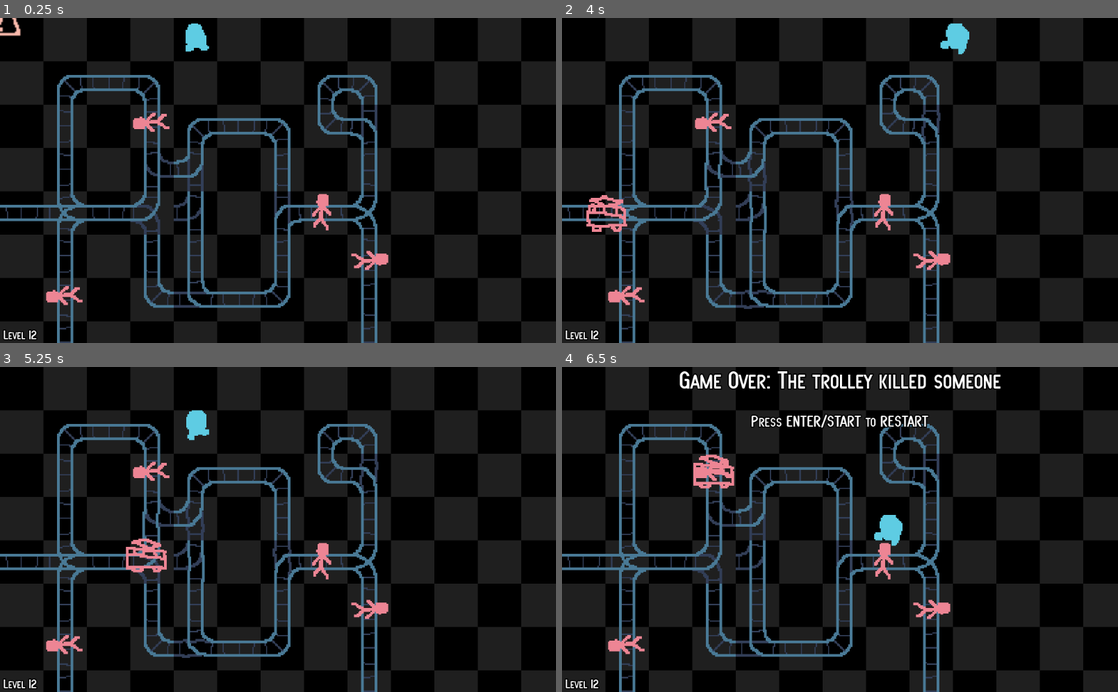
Above: before the commit, frames 1-4 (two rows, left to right).
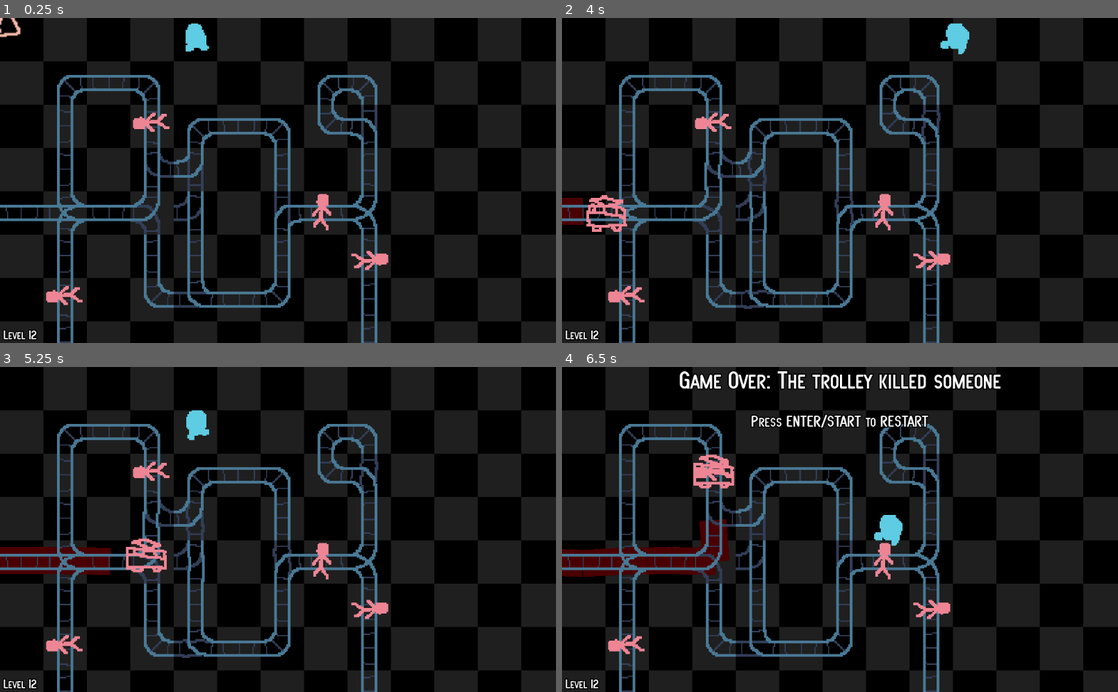
Above: after the commit, the same moments.

Repository: albertnez/ld50
Game: Godot game, scene res://scenes/world.tscn
Same seed, same stepped clock (60 frames per second), same inputs: the game is played once before the commit and once after it.
Inputs:
- Up to frame 1 (0.25 s): no input
- Up to frame 2 (4 s): tap Enter (restart) at 0.5 s; hold Right (ui_right) 0.53-1.28 s; hold Down (ui_down) 1.28-2.03 s; hold Right (ui_right) 2.03-2.78 s; hold Up (ui_up) 2.78-3.53 s; hold Left (ui_left) from 3.53 s (still down)
- Up to frame 3 (5.25 s): release Left (ui_left) at 5.03 s; hold Down (ui_down) from 5.03 s (still down)
- Up to frame 4 (6.5 s): release Down (ui_down) at 5.78 s; hold Right (ui_right) from 5.78 s (still down)

The runs differ from the first frame. In frame 1, less than 0.1% of the frame differs, in the area x 0-4%, y 0-6%; in frame 2, 0.3%; in frame 3, 1.2%; in frame 4, 2.0%, in the area x 0-31%, y 46-65%.

Commit message:
Add some line drawer as the new way to indicate loops

Diff:
--- a/scenes/levels/level12.tscn
+++ b/scenes/levels/level12.tscn
@@ -16,7 +16,10 @@
 zoom = Vector2( 0.4, 0.4 )
 
 [node name="ActionHoverIndicator" parent="." index="4"]
-frame = 9
+frame = 0
+
+[node name="TrolleyWarningSprite" parent="." index="5"]
+frame = 1
 
 [node name="LevelTileHintSprite" parent="." index="7"]
-frame = 8
+frame = 1
--- a/scenes/tilemap.gd
+++ b/scenes/tilemap.gd
@@ -9,6 +9,9 @@
 onready var _trolley_warning_sprite := $TrolleyWarningSprite
 onready var _trolley_warning_timer := $TrolleyWarningTimer
 onready var _level_tile_hint_sprite := $LevelTileHintSprite
+
+onready var _line_drawer := $LineDrawer
+
 onready var _camera = $Camera2D
 onready var _current_main_tileset_id := 1
 
@@ -148,8 +151,12 @@
 			EventBus.emit_signal("level_completed")
 			return
 
+	if GlobalState.level_completed:
+		return
+
 	_visited_cells[pos] = _visited_cell_from_pos(pos, from_dir)
 	_indicator_tilemap.set_cell(pos.x, pos.y, MAIN_INDICATOR_TILEMAP_ID, false, false, false, INDICATOR_TILEMAP_GREEN_COORD)
+	_line_drawer.add_point(pos*CELL_SIZE + Vector2.ONE*HALF_CELL)
 
 
 func mark_world_pos_cell_as_visited(world_pos: Vector2, from_world_pos: Vector2) -> void:
--- a/scenes/tilemap.tscn
+++ b/scenes/tilemap.tscn
@@ -8,6 +8,7 @@
 [ext_resource path="res://assets/images/chess_background.png" type="Texture" id=6]
 [ext_resource path="res://assets/images/trolley_warning-sheet.png" type="Texture" id=7]
 [ext_resource path="res://assets/images/level_tile_hint.png" type="Texture" id=8]
+[ext_resource path="res://scenes/vfx/LineDrawer.tscn" type="PackedScene" id=9]
 
 [sub_resource type="TileSet" id=1]
 0/name = "tilemap_indicators1.png 0"
@@ -203,7 +204,7 @@
 
 [node name="ActionHoverIndicator" type="AnimatedSprite" parent="."]
 frames = SubResource( 26 )
-frame = 6
+frame = 5
 playing = true
 
 [node name="TrolleyWarningSprite" type="AnimatedSprite" parent="."]
@@ -219,7 +220,7 @@
 show_behind_parent = true
 scale = Vector2( 0.91, 0.91 )
 frames = SubResource( 15 )
-frame = 3
+frame = 7
 playing = true
 
 [node name="ChessBackground" type="Sprite" parent="."]
@@ -229,5 +230,11 @@
 region_enabled = true
 region_rect = Rect2( 0, 0, 640, 320 )
 
+[node name="LineDrawer" parent="." instance=ExtResource( 9 )]
+show_behind_parent = true
+LINE_COLOR = Color( 0.294118, 0, 0, 1 )
+LINE_WIDTH = 20.0
+POINT_SHIFT_RADIUS = 1.0
+
 [connection signal="timeout" from="TileWobblerTimer" to="." method="_on_TileWobblerTimer_timeout"]
 [connection signal="timeout" from="TrolleyWarningTimer" to="." method="_on_TrolleyWarningTimer_timeout"]
--- /dev/null
+++ b/scenes/vfx/LineDrawer.tscn
@@ -0,0 +1,23 @@
+[gd_scene load_steps=2 format=2]
+
+[ext_resource path="res://scenes/vfx/line_drawer.gd" type="Script" id=1]
+
+[node name="LineDrawer" type="Node2D"]
+script = ExtResource( 1 )
+POINT_SHIFT_RADIUS = 5.0
+
+[node name="Points" type="Node2D" parent="."]
+
+[node name="Node2D" type="Node2D" parent="Points"]
+
+[node name="Node2D2" type="Node2D" parent="Points"]
+position = Vector2( 52, 55 )
+
+[node name="Node2D3" type="Node2D" parent="Points"]
+position = Vector2( 152, 69 )
+
+[node name="Node2D4" type="Node2D" parent="Points"]
+position = Vector2( 196, 159 )
+
+[node name="Node2D5" type="Node2D" parent="Points"]
+position = Vector2( 151, 276 )
--- /dev/null
+++ b/scenes/vfx/line_drawer.gd
@@ -0,0 +1,43 @@
+extends Node2D
+
+onready var _scene_points := $Points
+var _points := []
+
+export (Color) var LINE_COLOR = Color.red
+export (float, 0.5, 64.0) var LINE_WIDTH = 2.0
+export (float, 0.0, 20.0) var POINT_SHIFT_RADIUS = 10.0
+
+
+func add_point(point : Vector2) -> void:
+	_points.append(point)
+
+
+func _shifted_point(point : Vector2) -> Vector2:
+	var rot_shift = rand_range(0, 2*PI)
+	return point + Vector2.ONE.rotated(rot_shift)*POINT_SHIFT_RADIUS
+
+
+func _draw() -> void:
+	var last_point := Vector2.INF
+
+	for point in _points:
+		point = _shifted_point(point)
+		if last_point == Vector2.INF:
+			last_point = point
+			continue
+
+		draw_line(last_point, point, LINE_COLOR, LINE_WIDTH)
+		last_point = point
+
+
+func _ready() -> void:
+	# Debugging
+	var subscene_parent = _scene_points.get_parent().get_parent()
+	if subscene_parent == get_tree().root:
+		for point in _scene_points.get_children():
+			_points.append(point.position)
+	pass
+
+
+func _process(delta: float) -> void:
+	update()
Not shown: 1 places in scenes/tilemap.tscn that only renumber resources
